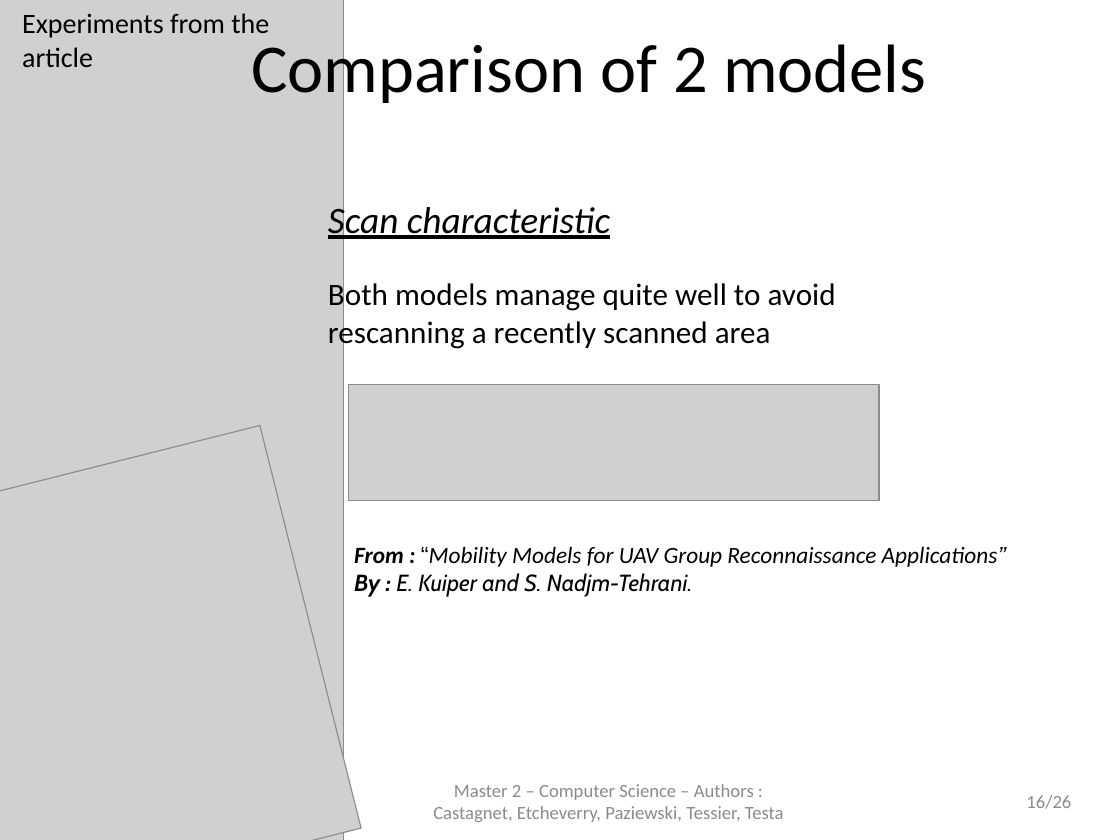
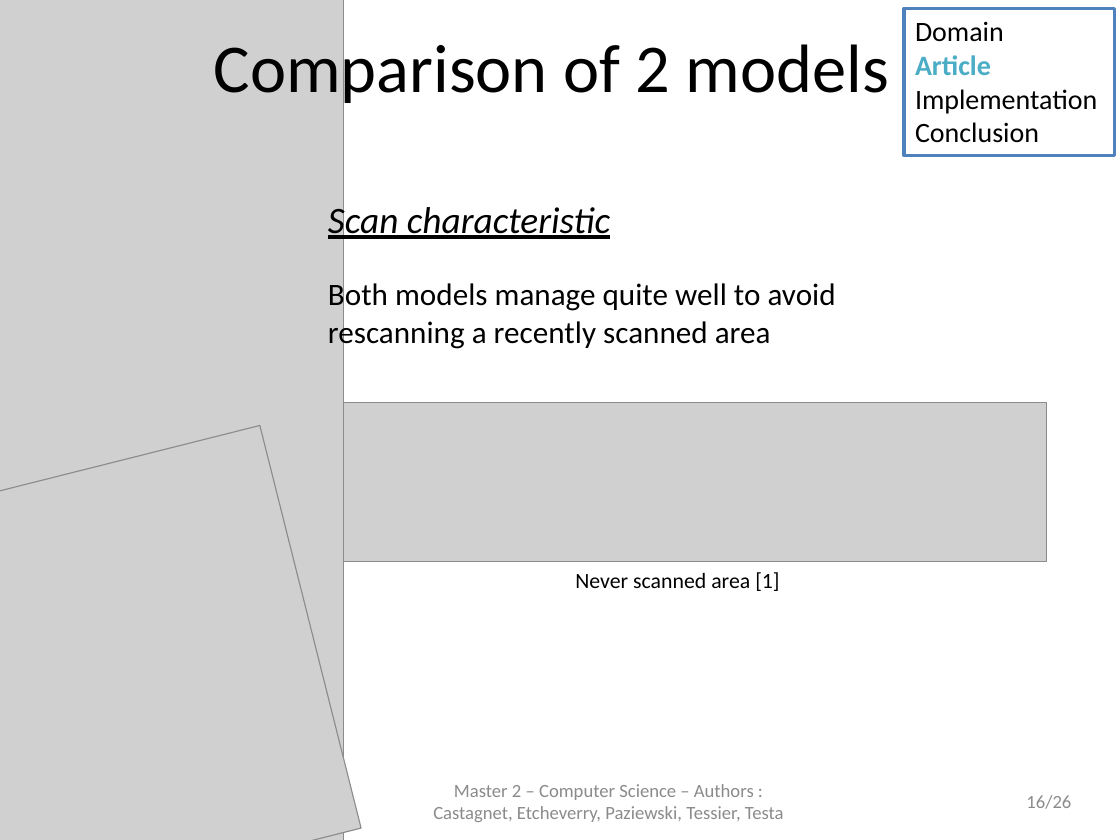
Before and after one commit to jetcheve/M2_PER_MMUAVGRA, a slide deck: slide 16 of ressources/presentation/PresentationPER_Desbarats_V3.pptx. Drawn at 1120x840 pixels with LibreOffice and Linux fonts; fonts in the diff are those of the drawing; grey boxes stand for pictures; background and template pictures are left out. Boxes give left, top, right and bottom in pixels: in the first picture for what was removed or moved away, otherwise in the second. Text is boxed around its words. In the diff, an @@ line names an element or a change of style, - is before the commit and + after.

```diff
--- a/ressources/presentation/PresentationPER_Desbarats_V3.pptx
+++ b/ressources/presentation/PresentationPER_Desbarats_V3.pptx
@@ text removed at [22,13,269,67] @@
-Experiments from the article
@@ text "Comparison of 2 models": place and size @@
-text "Comparison of 2 models" at [251,35,926,108]
+text "Comparison of 2 models" at [214,35,889,108]
@@ rectangle added at [904,8,1114,155], outline #4F81BD 2 pt, 18 pt, text #000000 @@
+Domain
+Article
+Implementation
+Conclusion
@@ picture removed at [348,385,879,502] @@
@@ picture added at [314,402,1047,561] @@
@@ text at [575,572,779,591]: text changed; size 15 to 14 pt; italic off @@
-From : “Mobility Models for UAV Group Reconnaissance Applications”
-By : E. Kuiper and S. Nadjm-Tehrani.
+Never scanned area [1]
```
Also in this commit, not shown: 24 other slides changed, 1 other file.
